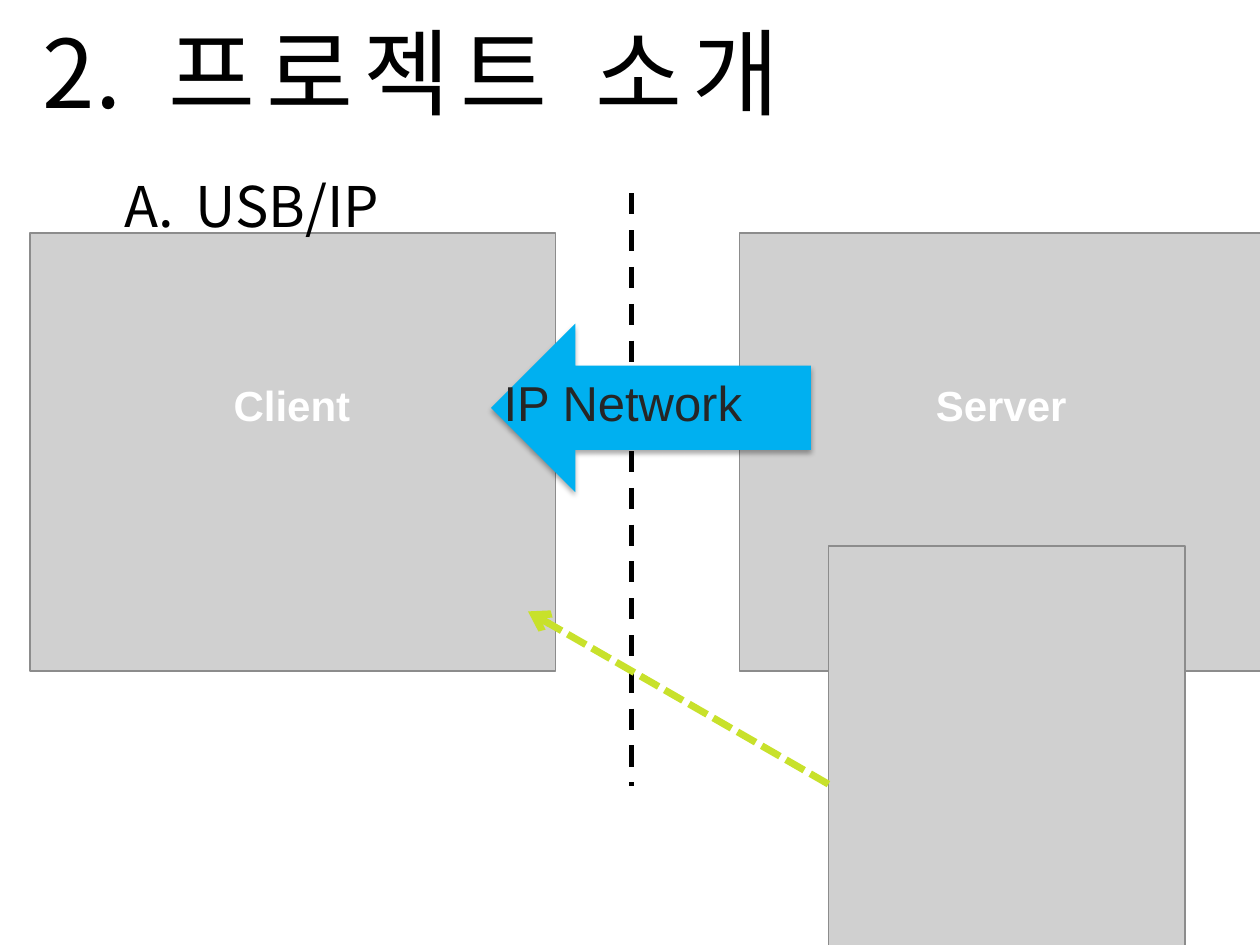
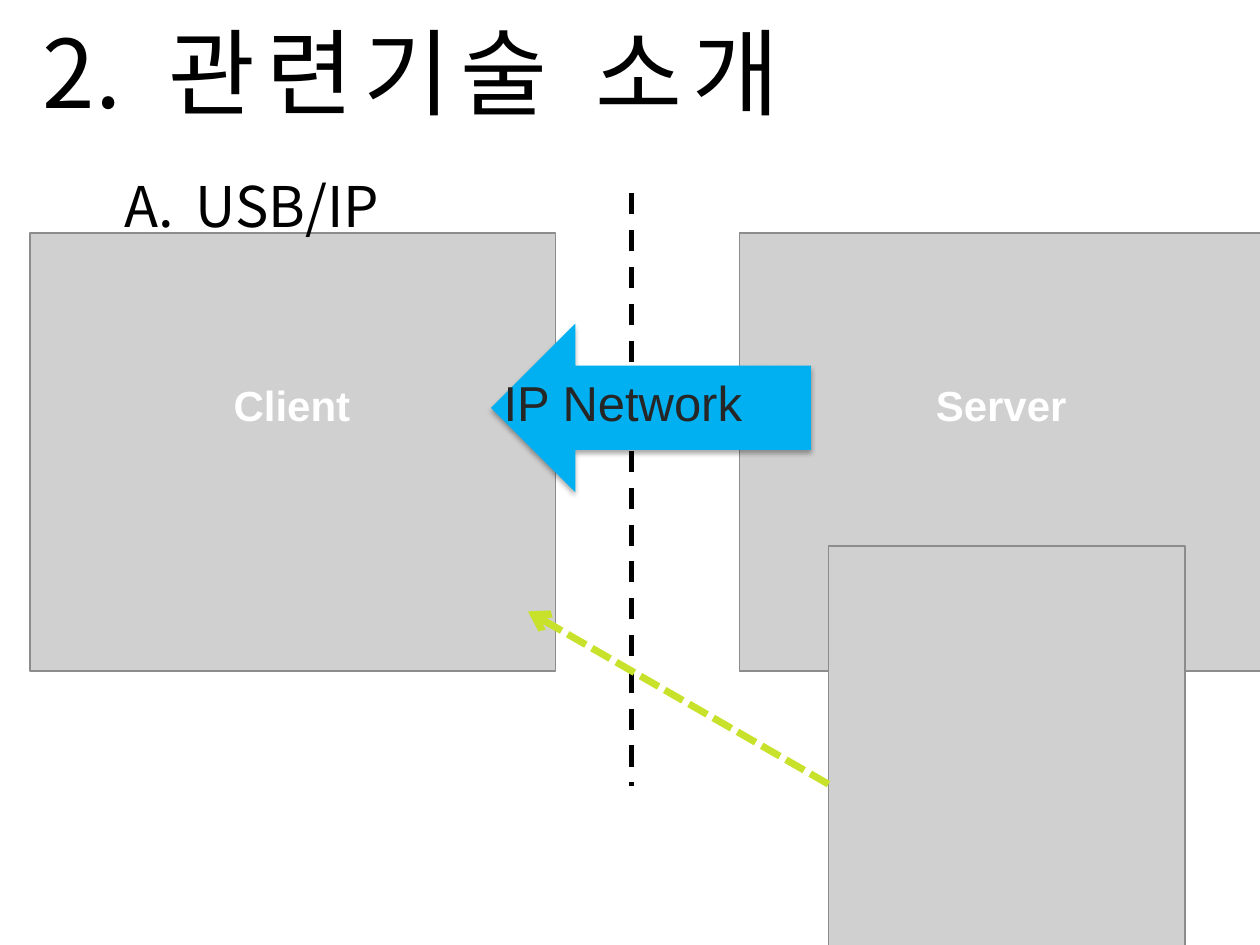
Before and after one commit to Sanghyun-Lee/Android-USB, a slide deck: slide 5 of Documents/presentation doc/mid_presentation.pptx. Drawn at 1260x945 pixels with LibreOffice and Linux fonts; fonts in the diff are those of the drawing; grey boxes stand for pictures; background and template pictures are left out. Boxes give left, top, right and bottom in pixels: in the first picture for what was removed or moved away, otherwise in the second. Text is boxed around its words. In the diff, an @@ line names an element or a change of style, - is before the commit and + after.

```diff
--- a/Documents/presentation doc/mid_presentation.pptx
+++ b/Documents/presentation doc/mid_presentation.pptx
@@ title at [169, 30, 779, 116]: text changed @@
-2. 프로젝트 소개
+2. 관련기술 소개
```
Also in this commit, not shown: 7 other slides changed, 24 other files.
